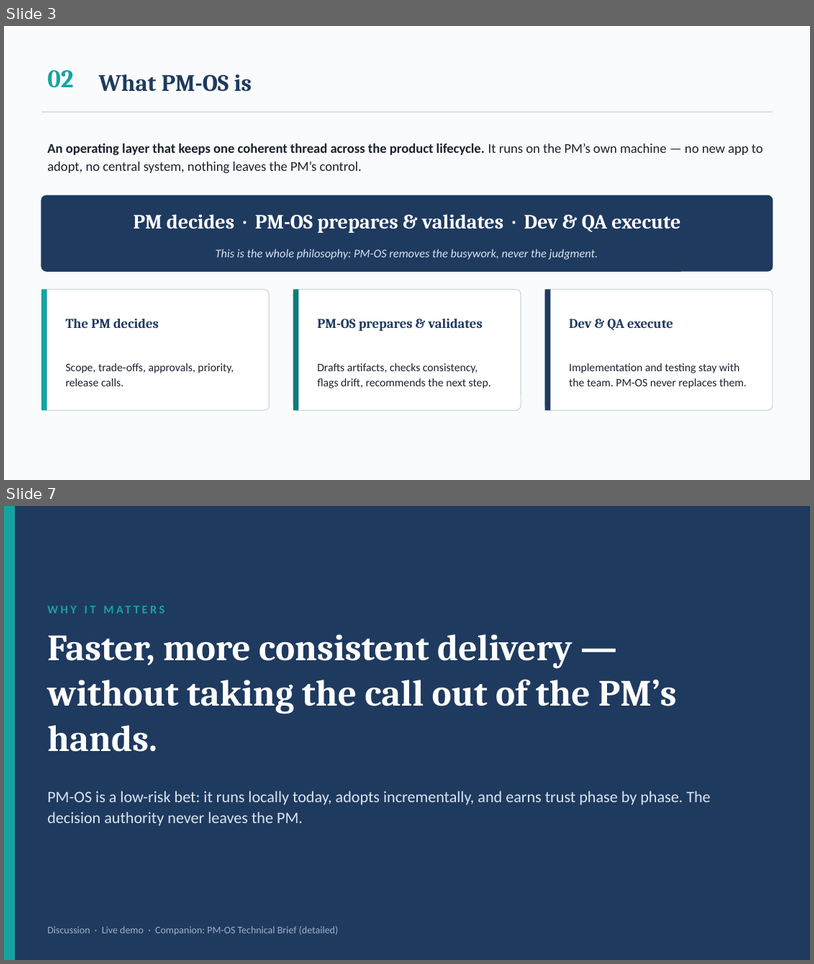
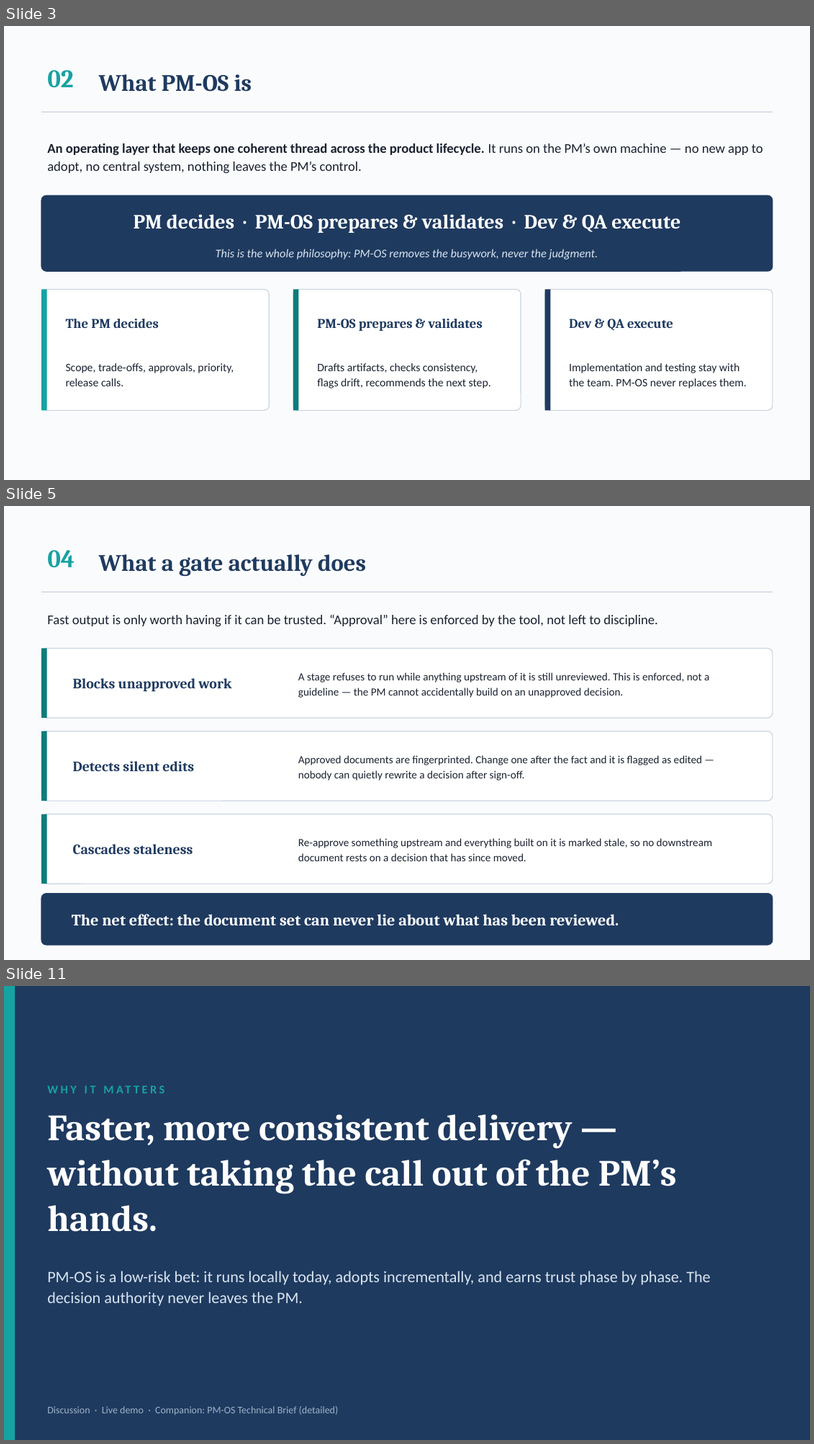
Before and after one commit to pingmepi/pm-os, a slide deck: collateral/PM-OS-Business-Overview.pptx. Shown one above the other, each under a label of ours: slides 3 and 7 before the commit, slides 3, 5 and 11 after it; the slides between them are not shown. The pictures are 814x964 and 814x1444 pixels, drawn with LibreOffice and Linux fonts; fonts in the diff are those of the drawing. Boxes give left, top, right and bottom in pixels: in the first picture for what was removed or moved away, otherwise in the second. Text is boxed around its words. In the diff, an @@ line names an element or a change of style, - is before the commit and + after.

```diff
--- a/collateral/PM-OS-Business-Overview.pptx
+++ b/collateral/PM-OS-Business-Overview.pptx
@@ slide 5 added at [4,506,810,960], background #FAFBFC @@
@@ text added at [47,550,75,568], 30 pt, text #17A2A2, bold @@
+04
@@ text added at [99,554,366,576], 28 pt, text #1F3A5F, bold @@
+What a gate actually does
@@ line added from (41, 592) to (773, 592), #C9D4E0 1 pt @@
@@ text added at [47,614,658,626], 16 pt, text #1A2230 @@
+Fast output is only worth having if it can be trusted. “Approval” here is enforced by the tool, not left to discipline.
@@ rounded rectangle added at [41,648,773,718], fill #FFFFFF, outline #C9D4E0 1 pt @@
@@ rectangle added at [41,648,47,718], fill #0E7C7B @@
@@ text added at [73,678,232,692], 17 pt, text #1F3A5F, bold @@
+Blocks unapproved work
@@ text added at [298,672,710,698], 13 pt, text #1A2230 @@
+A stage refuses to run while anything upstream of it is still unreviewed. This is enforced, not a guideline — the PM cannot accidentally build on an unapproved decision.
@@ rounded rectangle added at [41,731,773,800], fill #FFFFFF, outline #C9D4E0 1 pt @@
@@ rectangle added at [41,731,47,800], fill #0E7C7B @@
@@ text added at [73,761,194,771], 17 pt, text #1F3A5F, bold @@
+Detects silent edits
@@ text added at [298,755,702,780], 13 pt, text #1A2230 @@
+Approved documents are fingerprinted. Change one after the fact and it is flagged as edited — nobody can quietly rewrite a decision after sign-off.
@@ rounded rectangle added at [41,814,773,883], fill #FFFFFF, outline #C9D4E0 1 pt @@
@@ rectangle added at [41,814,47,883], fill #0E7C7B @@
@@ text added at [73,844,193,854], 17 pt, text #1F3A5F, bold @@
+Cascades staleness
@@ text added at [298,838,712,861], 13 pt, text #1A2230 @@
+Re-approve something upstream and everything built on it is marked stale, so no downstream document rests on a decision that has since moved.
@@ rounded rectangle added at [41,893,773,944], fill #1F3A5F, outline #1F3A5F 1 pt @@
@@ text added at [72,914,619,925], 19 pt, text #FFFFFF, bold @@
+The net effect: the document set can never lie about what has been reviewed.
@@ what was slide 7 is now slide 11 @@
```
Also in this commit, not shown: 3 slides changed, 3 other slides added, 3 other files.
